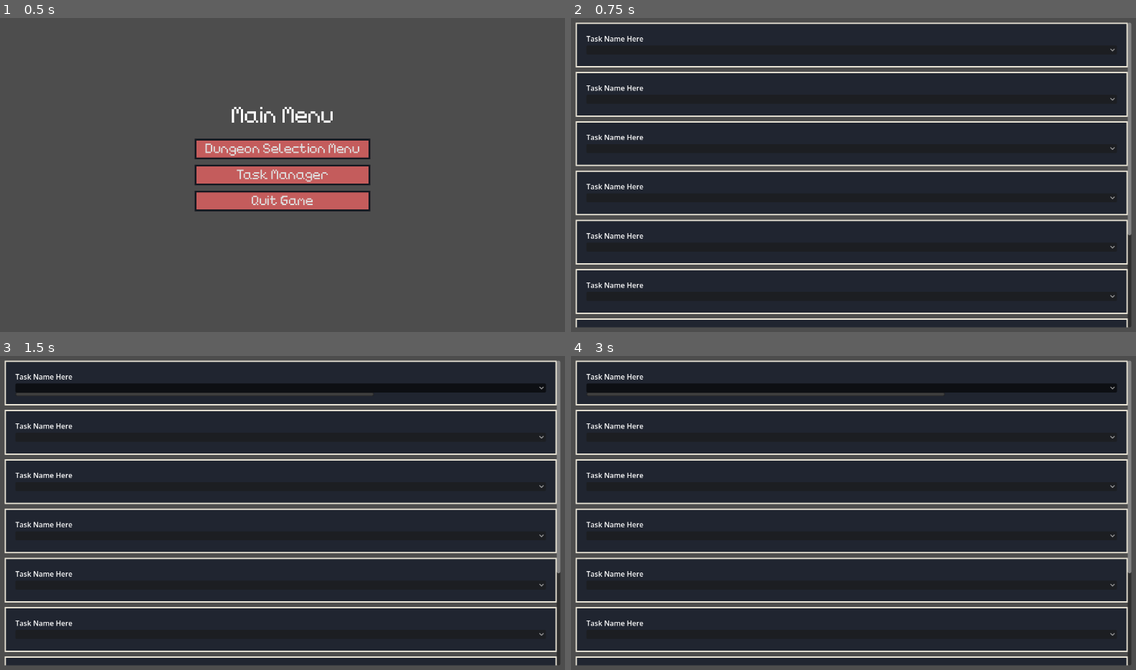
Above: before the commit, frames 1-4 (two rows, left to right).
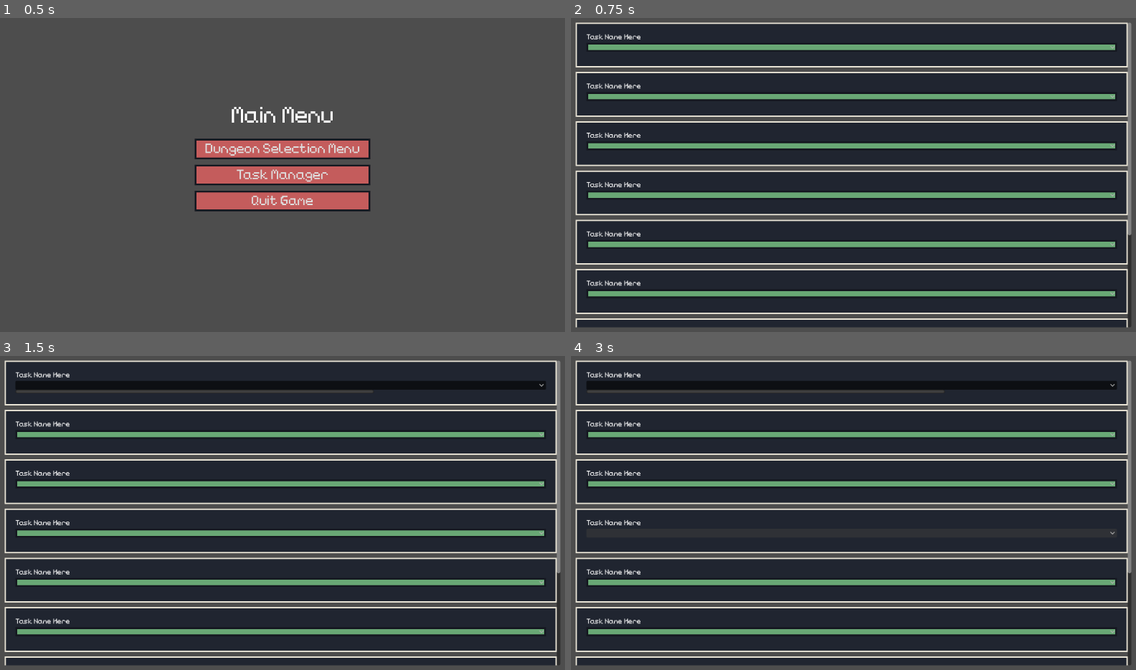
Above: after the commit, the same moments.

Repository: TheHumanMRP/RPG-Life-Tracker
Game: Godot game, scene res://Folders/Systems/Main/Scenes/main_scene.tscn
Same seed, same stepped clock (60 frames per second), same inputs: the game is played once before the commit and once after it. The engine's default icon, where the game draws it, is replaced by a stand-in: a white triangle on a blue panel in a dark square.
Inputs (mouse positions are in pixels of both pictures, inside the frame that each line leads up to):
- Up to frame 1 (0.5 s): no input
- Up to frame 2 (0.75 s): click "Task Manager" at 0.5 s
- Up to frame 3 (1.5 s): click (282, 387) at 1.27 s
- Up to frame 4 (3 s): tap Enter at 2 s; move the mouse to (853, 513) at 2.02 s; hold D (move_right) from 2.03 s (still down); tap E (equip_item) at 2.1, 2.85 s; click (853, 513) at 2.17 s; tap Space (jump) at 2.27, 2.75 s; move the mouse to (740, 528) at 2.77 s

Frame 1 is identical in both runs. In frame 2, 11% of the frame differs, in the area x 2-97%, y 5-90%; in frame 3, 11%; in frame 4, 9.6%.

Commit message:
Auto commit at 2026-10-15 20:37:00

Diff:
--- a/Folders/Assets/UI_Theme/task-manager_ui_theme.tres
+++ b/Folders/Assets/UI_Theme/task-manager_ui_theme.tres
@@ -1,6 +1,15 @@
 [gd_resource type="Theme" format=3 uid="uid://bcri7pjwtih8w"]
 
+[ext_resource type="Texture2D" uid="uid://cc57tdf5ulo64" path="res://Folders/Assets/UI_Theme/Buttons/button-hover.png" id="1_1a4o4"]
 [ext_resource type="Texture2D" uid="uid://doq41bxt5f7n4" path="res://Folders/Assets/UI_Theme/PanelContainer/panel-bg.png" id="1_3x5pv"]
+[ext_resource type="FontFile" uid="uid://djau3r863cbqu" path="res://Folders/Assets/UI_Theme/Pixel-Fonts/LowresPixel-Regular.otf" id="3_u4bun"]
+
+[sub_resource type="StyleBoxTexture" id="StyleBoxTexture_m7bbo"]
+texture = ExtResource("1_1a4o4")
+texture_margin_left = 4.0
+texture_margin_top = 4.0
+texture_margin_right = 4.0
+texture_margin_bottom = 4.0
 
 [sub_resource type="StyleBoxTexture" id="StyleBoxTexture_ehy8m"]
 texture = ExtResource("1_3x5pv")
@@ -10,4 +19,6 @@
 texture_margin_bottom = 4.0
 
 [resource]
+default_font = ExtResource("3_u4bun")
+OptionButton/styles/normal = SubResource("StyleBoxTexture_m7bbo")
 PanelContainer/styles/panel = SubResource("StyleBoxTexture_ehy8m")
